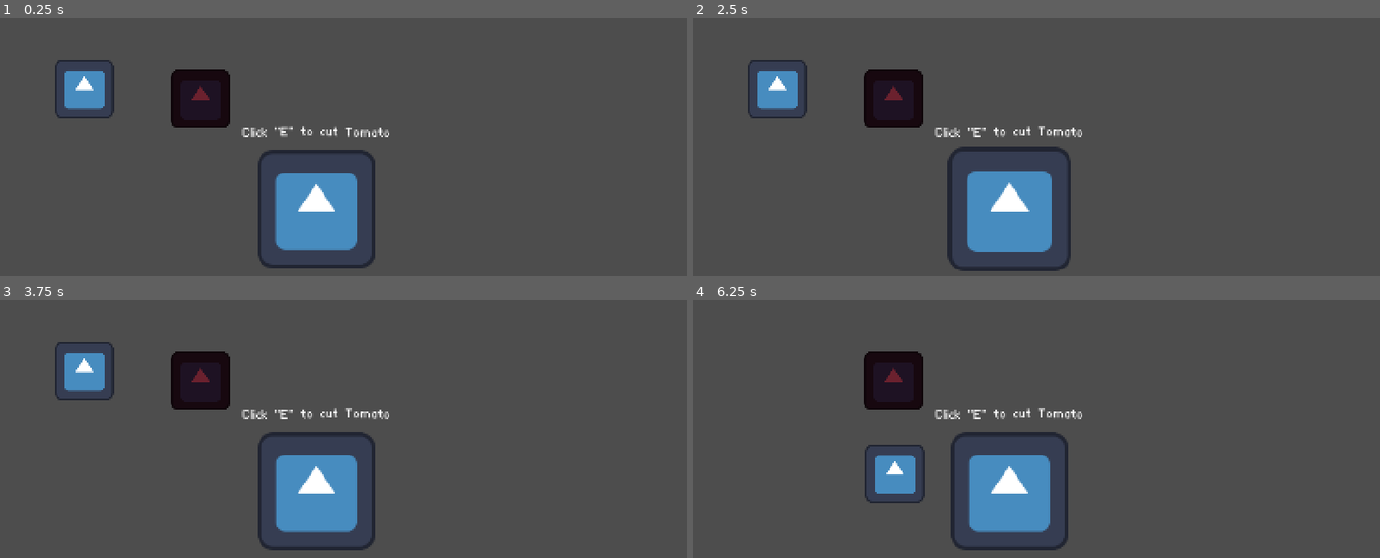
Above: before the commit, frames 1-4 (two rows, left to right).
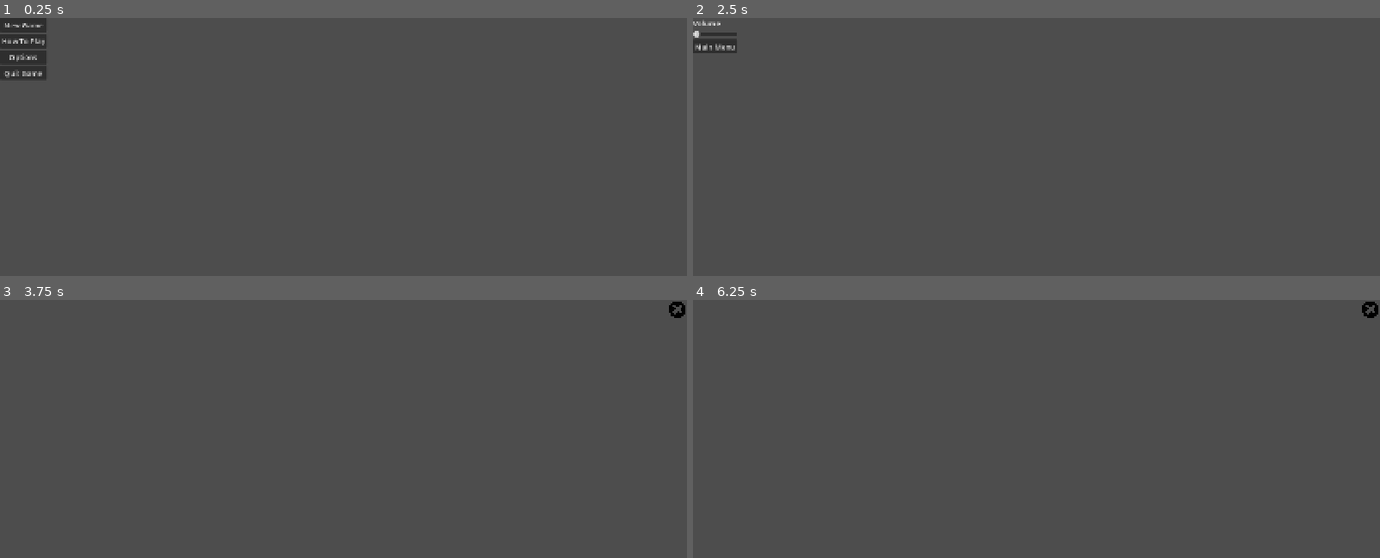
Above: after the commit, the same moments.

Repository: arrowira/minijamegam59
Game: Godot game, scene res://main_menu_type_beat.tscn
Same seed, same stepped clock (60 frames per second), same inputs: the game is played once before the commit and once after it. Before the commit the project starts from res://Scenes/main.tscn. The engine's default icon, where the game draws it, is replaced by a stand-in: a white triangle on a blue panel in a dark square.
Inputs (mouse positions are in pixels of both pictures, inside the frame that each line leads up to):
- Up to frame 1 (0.25 s): no input
- Up to frame 2 (2.5 s): click (713, 41) at 0.5 s, where only the run after the commit has a clickable "How To Play"; click (1373, 28) at 1.27 s; click (713, 56) at 2 s, where only the run after the commit has a clickable "Options"
- Up to frame 3 (3.75 s): click (20, 328) at 2.75 s, where only the run after the commit has a clickable "Main Menu"; click (20, 323) at 3.5 s, where only the run after the commit has a clickable "How To Play"
- Up to frame 4 (6.25 s): tap E (interact) at 4.25, 5, 5.75, 5.85 s; hold D (right) 4.28-5.03 s; tap Space (dash) at 4.35 s; hold S (down) 5.03-5.78 s; tap Q (drop) at 5.1 s; hold D (right) from 5.78 s (still down)

The runs differ from the first frame. In frame 1, 9.3% of the frame differs, in the area x 0-57%, y 0-98%; in frame 2, 8.9%; in frame 3, 8.1%; in frame 4, 8.1%.
Error before the commit: Invalid access to property or key 'Hand' on a base object of type 'Node2D'. (res://Scripts/ActiveStation.gd:25)

Commit message:
Main menu
Added a main menu, very bare bones with new game, options, how to play, and quit. Made main menu be the main scene.

Diff:
--- /dev/null
+++ b/project/Scenes/explains.gd
@@ -0,0 +1,7 @@
+extends Control
+
+
+
+func _on_texture_button_pressed() -> void:
+	get_tree().change_scene_to_file("res://main_menu_type_beat.tscn")
+	pass # Replace with function body.
--- /dev/null
+++ b/project/Scenes/explains.tscn
@@ -0,0 +1,30 @@
+[gd_scene format=3 uid="uid://bab4lv6uyppvk"]
+
+[ext_resource type="Script" uid="uid://cv5ulfcpeh2ky" path="res://Scenes/explains.gd" id="1_xyj3g"]
+[ext_resource type="Texture2D" uid="uid://wvmijkkfugyf" path="res://x-delete-button-png-15.png" id="2_qr6lb"]
+
+[node name="Explains" type="Control" unique_id=659165960]
+layout_mode = 3
+anchors_preset = 15
+anchor_right = 1.0
+anchor_bottom = 1.0
+grow_horizontal = 2
+grow_vertical = 2
+script = ExtResource("1_xyj3g")
+
+[node name="MarginContainer" type="MarginContainer" parent="." unique_id=970718636]
+layout_mode = 0
+offset_left = 1459.0
+offset_right = 1971.0
+offset_bottom = 512.0
+scale = Vector2(0.079998136, 0.079998136)
+
+[node name="RichTextLabel" type="RichTextLabel" parent="MarginContainer" unique_id=441102841]
+layout_mode = 2
+
+[node name="TextureButton" type="TextureButton" parent="MarginContainer" unique_id=1584738107]
+layout_mode = 2
+texture_normal = ExtResource("2_qr6lb")
+stretch_mode = 5
+
+[connection signal="pressed" from="MarginContainer/TextureButton" to="." method="_on_texture_button_pressed"]
--- /dev/null
+++ b/project/Scenes/main_menu_type_beat.tscn
@@ -0,0 +1,42 @@
+[gd_scene format=3 uid="uid://c0h1u27dq6n0t"]
+
+[ext_resource type="Script" uid="uid://trsmtr3hgnw0" path="res://main_menu_type_beat.gd" id="1_p4xta"]
+
+[node name="Main Menu type beat" type="Control" unique_id=1020535275]
+layout_mode = 3
+anchors_preset = 15
+anchor_right = 1.0
+anchor_bottom = 1.0
+grow_horizontal = 2
+grow_vertical = 2
+script = ExtResource("1_p4xta")
+
+[node name="MarginContainer" type="MarginContainer" parent="." unique_id=1164607645]
+layout_mode = 0
+offset_right = 40.0
+offset_bottom = 40.0
+
+[node name="VBoxContainer" type="VBoxContainer" parent="MarginContainer" unique_id=1841877444]
+layout_mode = 2
+
+[node name="New" type="Button" parent="MarginContainer/VBoxContainer" unique_id=2054529810]
+layout_mode = 2
+text = "New Game"
+
+[node name="Rules" type="Button" parent="MarginContainer/VBoxContainer" unique_id=1065256208]
+layout_mode = 2
+text = "How To Play"
+
+[node name="Options" type="Button" parent="MarginContainer/VBoxContainer" unique_id=844525447]
+layout_mode = 2
+text = "Options"
+
+[node name="Quit" type="Button" parent="MarginContainer/VBoxContainer" unique_id=1932086447]
+layout_mode = 2
+text = "Quit Game"
+
+[connection signal="pressed" from="MarginContainer/VBoxContainer/New" to="." method="_on_new_game_pressed"]
+[connection signal="pressed" from="MarginContainer/VBoxContainer/New" to="." method="_on_new_pressed"]
+[connection signal="pressed" from="MarginContainer/VBoxContainer/Rules" to="." method="_on_rules_pressed"]
+[connection signal="pressed" from="MarginContainer/VBoxContainer/Options" to="." method="_on_options_pressed"]
+[connection signal="pressed" from="MarginContainer/VBoxContainer/Quit" to="." method="_on_quit_pressed"]
--- /dev/null
+++ b/project/Scenes/options.gd
@@ -0,0 +1,12 @@
+extends Control
+
+
+
+
+func _on_back_pressed() -> void:
+	get_tree().change_scene_to_file("res://Scenes/main_menu_type_beat.tscn")
+	pass # Replace with function body.
+
+
+func _on_volume_value_changed(value: float) -> void:
+	pass # Replace with function body.
--- /dev/null
+++ b/project/Scenes/options.tscn
@@ -0,0 +1,37 @@
+[gd_scene format=3 uid="uid://bkclju3rchxbn"]
+
+[ext_resource type="Script" uid="uid://ueapx63as2d0" path="res://Scenes/options.gd" id="1_prnvy"]
+
+[node name="Options" type="Control" unique_id=1702241851]
+layout_mode = 3
+anchors_preset = 15
+anchor_right = 1.0
+anchor_bottom = 1.0
+grow_horizontal = 2
+grow_vertical = 2
+script = ExtResource("1_prnvy")
+
+[node name="MarginContainer" type="MarginContainer" parent="." unique_id=968570027]
+layout_mode = 0
+offset_right = 40.0
+offset_bottom = 40.0
+
+[node name="VBoxContainer" type="VBoxContainer" parent="MarginContainer" unique_id=1034142133]
+layout_mode = 2
+
+[node name="RichTextLabel" type="RichTextLabel" parent="MarginContainer/VBoxContainer" unique_id=960537272]
+layout_mode = 2
+bbcode_enabled = true
+text = "Volume
+"
+fit_content = true
+
+[node name="Volume" type="HSlider" parent="MarginContainer/VBoxContainer" unique_id=1388960392]
+layout_mode = 2
+
+[node name="Back" type="Button" parent="MarginContainer/VBoxContainer" unique_id=299519572]
+layout_mode = 2
+text = "Main Menu"
+
+[connection signal="value_changed" from="MarginContainer/VBoxContainer/Volume" to="." method="_on_volume_value_changed"]
+[connection signal="pressed" from="MarginContainer/VBoxContainer/Back" to="." method="_on_back_pressed"]
--- /dev/null
+++ b/project/main_menu_type_beat.gd
@@ -0,0 +1,26 @@
+extends Control
+
+
+
+
+func _on_new_pressed() -> void:
+	get_tree().change_scene_to_file("res://Scenes/main.tscn")
+	pass # Replace with function body.
+
+
+
+func _on_rules_pressed() -> void:
+	get_tree().change_scene_to_file("res://Scenes/explains.tscn")
+	pass # Replace with function body.
+
+
+
+func _on_options_pressed() -> void:
+	get_tree().change_scene_to_file("res://Scenes/options.tscn")
+	pass # Replace with function body.
+
+
+
+func _on_quit_pressed() -> void:
+	get_tree().quit()
+	pass # Replace with function body.
--- /dev/null
+++ b/project/main_menu_type_beat.tscn
@@ -0,0 +1,42 @@
+[gd_scene format=3 uid="uid://oekxbrf8befr"]
+
+[ext_resource type="Script" uid="uid://trsmtr3hgnw0" path="res://main_menu_type_beat.gd" id="1_c6naa"]
+
+[node name="Main Menu type beat" type="Control" unique_id=1020535275]
+layout_mode = 3
+anchors_preset = 15
+anchor_right = 1.0
+anchor_bottom = 1.0
+grow_horizontal = 2
+grow_vertical = 2
+script = ExtResource("1_c6naa")
+
+[node name="MarginContainer" type="MarginContainer" parent="." unique_id=1164607645]
+layout_mode = 0
+offset_right = 40.0
+offset_bottom = 40.0
+
+[node name="VBoxContainer" type="VBoxContainer" parent="MarginContainer" unique_id=1841877444]
+layout_mode = 2
+
+[node name="New" type="Button" parent="MarginContainer/VBoxContainer" unique_id=2054529810]
+layout_mode = 2
+text = "New Game"
+
+[node name="Rules" type="Button" parent="MarginContainer/VBoxContainer" unique_id=1065256208]
+layout_mode = 2
+text = "How To Play"
+
+[node name="Options" type="Button" parent="MarginContainer/VBoxContainer" unique_id=844525447]
+layout_mode = 2
+text = "Options"
+
+[node name="Quit" type="Button" parent="MarginContainer/VBoxContainer" unique_id=1932086447]
+layout_mode = 2
+text = "Quit Game"
+
+[connection signal="pressed" from="MarginContainer/VBoxContainer/New" to="." method="_on_new_game_pressed"]
+[connection signal="pressed" from="MarginContainer/VBoxContainer/New" to="." method="_on_new_pressed"]
+[connection signal="pressed" from="MarginContainer/VBoxContainer/Rules" to="." method="_on_rules_pressed"]
+[connection signal="pressed" from="MarginContainer/VBoxContainer/Options" to="." method="_on_options_pressed"]
+[connection signal="pressed" from="MarginContainer/VBoxContainer/Quit" to="." method="_on_quit_pressed"]
--- a/project/project.godot
+++ b/project/project.godot
@@ -11,7 +11,7 @@
 [application]
 
 config/name="project"
-run/main_scene="uid://cw14exdhnsne2"
+run/main_scene="uid://oekxbrf8befr"
 config/features=PackedStringArray("4.6", "Forward Plus")
 config/icon="res://icon.svg"
 
Not shown, added: project/Scenes/explains.gd.uid
Not shown, added: project/Scenes/options.gd.uid
Not shown, added: project/main_menu_type_beat.gd.uid
Binary file added: project/x-delete-button-png-15.png
Not shown, added: project/x-delete-button-png-15.png.import
